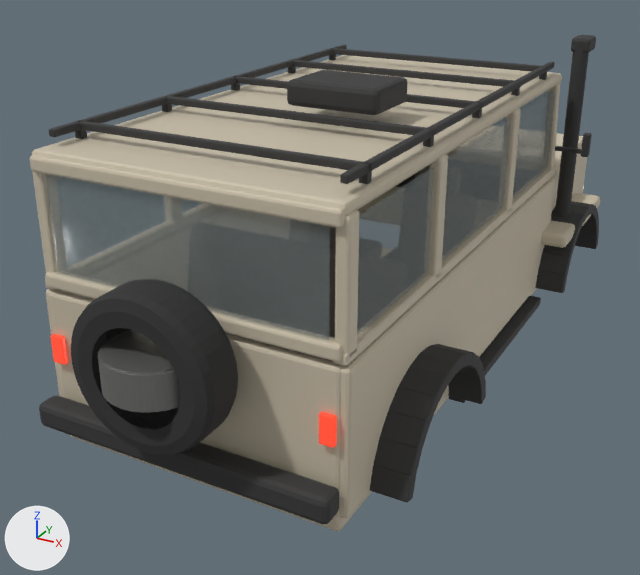
One commit to the FBX model unity-project/Assets/Resources/Desert/Car/DCar.fbx: the scene before it, then after it.
One viewpoint serves both versions: a 50 mm lens placed at (2.39, -5.2, 3.12), pointed at (-0.29, -0.33, 0.68). Lighting does not change. The marker at lower left points along +X, +Y and +Z. The older version comes first. Where no turn or scale is listed for an object, it has been applied to the vertices. Vertices at exactly the same position are counted once.

In view in the first picture: 'DCar_Body', 'DCar_Glass', 'DCar_Interior', 'DCar_Tails'.
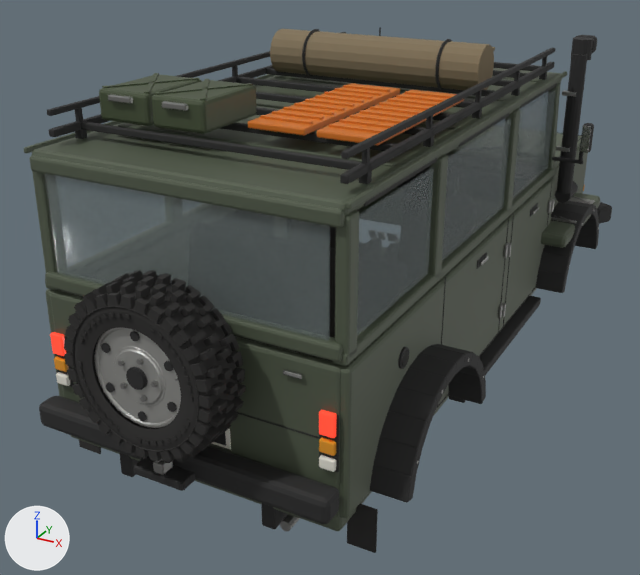
Location of each change, [x1, y1, x2, y2] in pixels of the pictures (640 x 575 px):
'DCar_Body', recoloured, reshaped (darker)
    before: [30, 35, 600, 531]
    after: [24, 28, 612, 553]
'DCar_Tails', rescaled (7% shorter)
    before: [50, 334, 337, 448]
    after: [50, 332, 337, 438]
part 2 of me_body, deleted (mostly hidden)
    before: [555, 146, 581, 154]
part 3 of me_body, built on
    before: [71, 35, 596, 455]
    after: [24, 28, 612, 553]

What the commit changed:
Material 'Paint' (mat_paint) changes colour from beige #cec4ad to greyish green #525b4a; in linear values from (0.62, 0.55, 0.42) to (0.085, 0.105, 0.068).
Material 'Jerry' (mat_jerry) is new.
Its base color is (0.055, 0.075, 0.035) (dark green #424d35).
Material 'Plate' (mat_plate) is new.
Its base color is (0.8, 0.78, 0.7) (white #e7e5da).
Its roughness is 0.4.
Material 'Amber' (mat_amber) is new.
Its base color is (0.75, 0.3, 0.02) (orange #e19527).
Its roughness is 0.2.
Material 'Orange' (mat_orange) is new.
Its base color is (0.62, 0.16, 0.012) (orange #ce6f1d).
Material 'Chrome' (mat_chrome) is new.
Its base color is (0.62, 0.62, 0.6) (light grey #cececb).
Its metallic is 1.0.
Its roughness is 0.15.
Material 'Canvas' (mat_canvas) is new.
Its base color is (0.22, 0.17, 0.1) (brown #817359).
Its roughness is 0.95.
me_body is used by ob_dcar_body; location (0.0, 0.0, 0.0).
me_body had 6344 vertices, 6018 faces and spanned x -1.12..1.12, y -2.67..2.53, z 0.37..2.23.
me_body now has 15894 vertices, 14512 faces and spans x -1.13..1.13, y -2.57..2.61, z 0.17..2.36.
me_body part 2: 7 loose pieces with 324 vertices, spanning x -0.39..1.11, y -2.5..2.53, z 0.58..1.51, are deleted.
me_body part 3: 11 vertices moved within x -0.2..0.31, y -2.57..-2.53, z 0.84..1.46; 894 vertices removed from x -0.82..1.12, y -2.67..1.4, z 0.75..2.23; 10336 vertices added at x -1.13..1.13, y -2.57..2.61, z 0.17..2.36.
Other edits to the shape of me_body do not show in these pictures.
me_body gains material mat_chrome (light grey #cececb).
me_body gains material mat_amber (orange #e19527).
me_body gains material mat_plate (white #e7e5da).
me_body gains material mat_jerry (dark green #424d35).
me_body gains material mat_orange (orange #ce6f1d).
me_body gains material mat_canvas (brown #817359).
me_tails is used by ob_dcar_tails; location (0.0, 0.0, 0.0).
me_tails had 112 vertices, 108 faces and spanned x -0.84..0.84, y -2.25..-2.21, z 0.87..1.03.
me_tails now has 112 vertices, 108 faces and spans x -0.84..0.84, y -2.25..-2.21, z 0.92..1.04.
me_tails part 1: the whole mesh is scaled about its middle by (1, 1, 0.735), then moved by (0.0, 0.0, 0.03).
